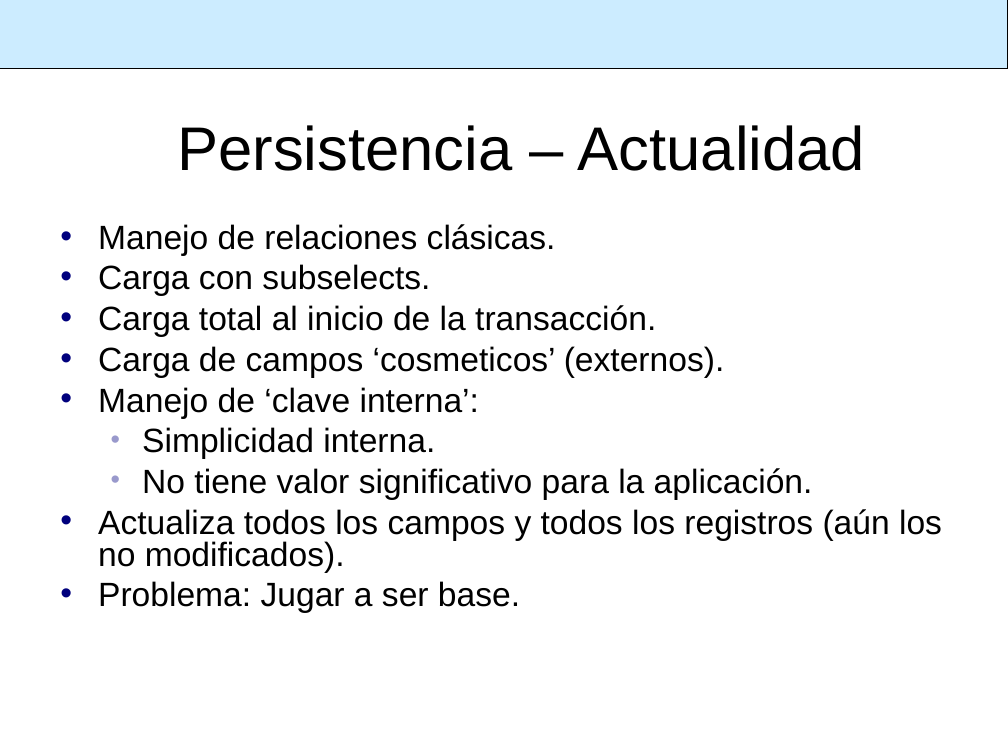
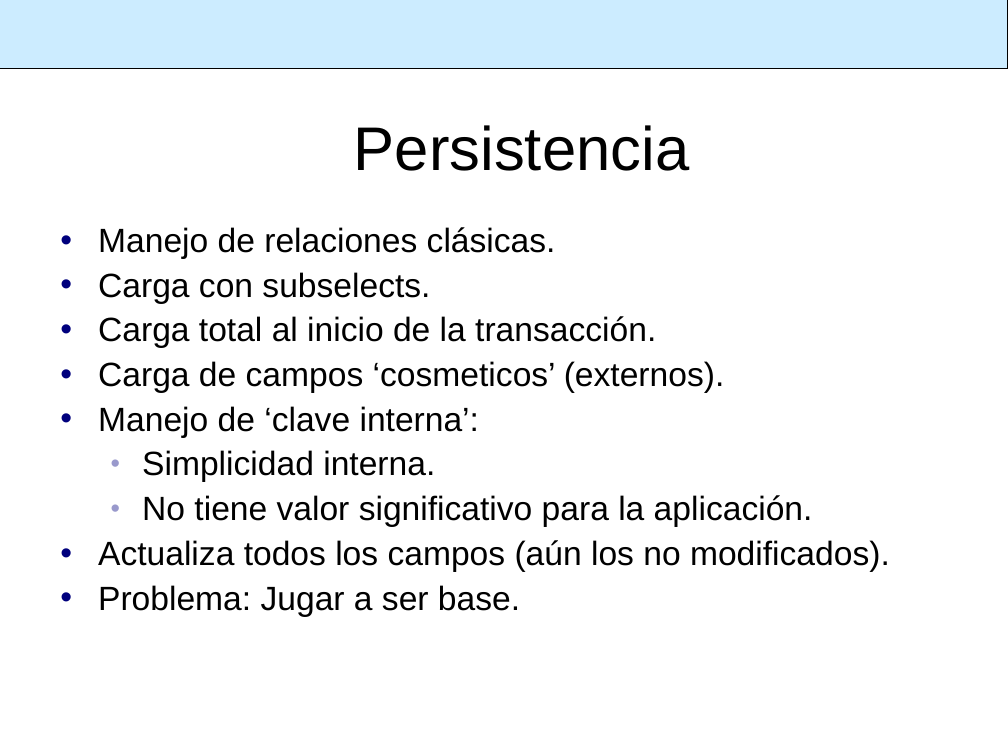
Before and after one commit to SIU-Toba/framework, a slide deck: slide 21 of doc/presentacion/1er Comite Usuarios.ppt (slide 7 before the commit). Drawn at 1008x756 pixels with LibreOffice and Linux fonts; fonts in the diff are those of the drawing; background and template pictures are left out. Boxes give left, top, right and bottom in pixels: in the first picture for what was removed or moved away, otherwise in the second. Text is boxed around its words. In the diff, an @@ line names an element or a change of style, - is before the commit and + after.

Commit message:
Presentación para el comite

```diff
--- a/doc/presentacion/1er Comite Usuarios.ppt
+++ b/doc/presentacion/1er Comite Usuarios.ppt
@@ title at (354,125,689,171): text changed @@
-Persistencia – Actualidad
+Persistencia
@@ text at (98,227,813,617): line spacing 0.8 to 0.9 @@
@@ text at (98,540,890,572): text changed @@
-• Actualiza todos los campos y todos los registros (aún los no modificados).
+• Actualiza todos los campos (aún los no modificados).
```
Also in this commit, not shown: 13 other slides changed, 8 slides added, 5 slides removed.
